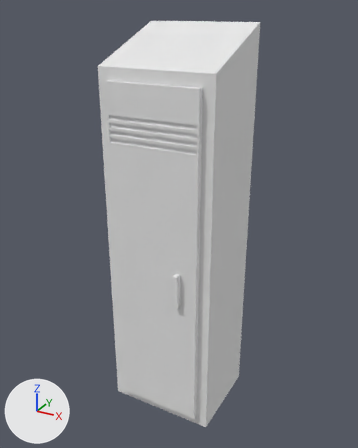
An edit to the OBJ model TeenageSimulator/Assets/Models/Locker.obj, drawn before and after from the same camera.
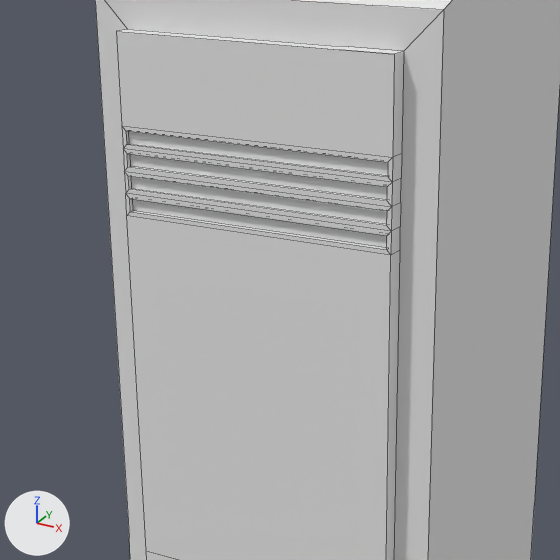
Old and new are each drawn whole from a camera (50 mm lens) standing at (3.93, -6.97, 6.22) and looking at (0.0, 0.18, 2.65) and again close up on the part from 18% to 71% of the width and 16% to 58% of the height. Lighting does not change. The marker at lower left points along +X, +Y and +Z. The close-ups show mesh edges as thin lines. Where no turn or scale is listed for an object, it has been applied to the vertices.
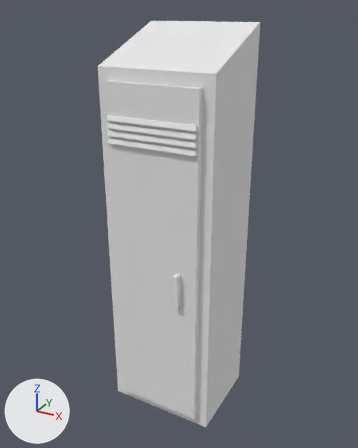
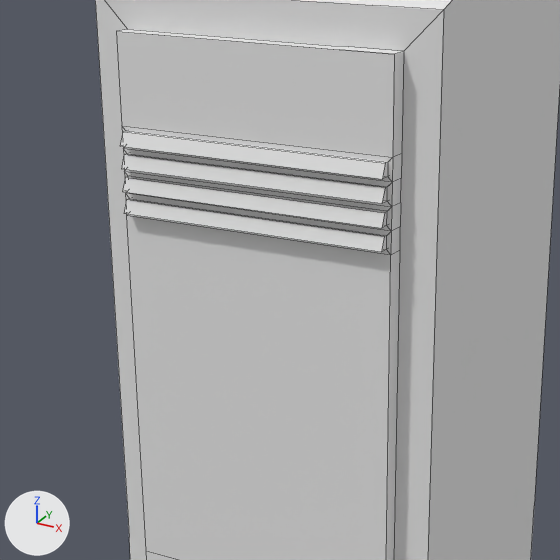
Pixel boxes (x1, y1, x2, y2) of what changed, in the close-ups (560 x 560 px):
part 1 of me_cube, built on: before (129, 131, 388, 248); after (120, 131, 388, 252)

Edits to the bpy script that builds the scene:
```text
Change me_cube:
    used by ob_cube; location = (0.0, 0.0, 0.0)
    remove me_cube.from_pydata(...)  # 108 vertices, 75 faces; spans x -1.0..1.0, y -0.8..1.0, z -1.0..5.99
    add me_cube.from_pydata(...)  # 124 vertices, 91 faces; spans x -1.0..1.0, y -0.8..1.0, z -1.0..5.99
    me_cube part 1
    4 faces are deleted
    8 new vertices lie (0.0, -0.08, 0.0) away from vertices in x -0.77..0.77, y -0.67, z 4.24..4.6
    8 new vertices lie (0.0, -0.05, 0.0) away from vertices in x -0.77..0.77, y -0.67, z 4.31..4.67
    20 new faces join them
```
